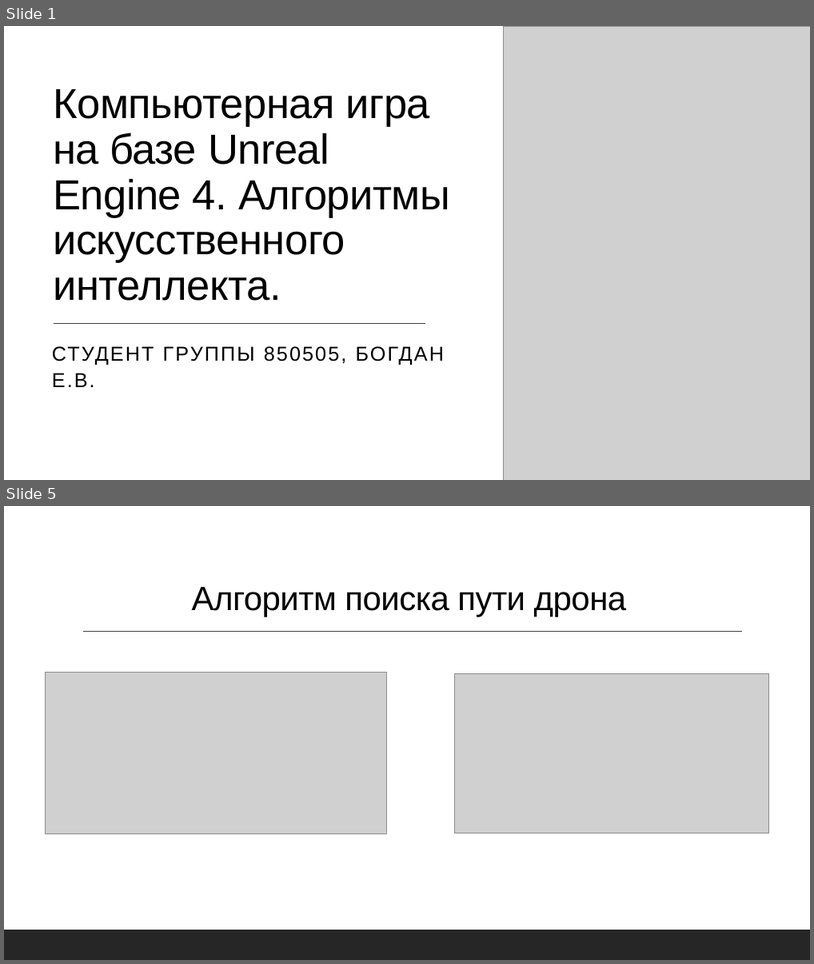
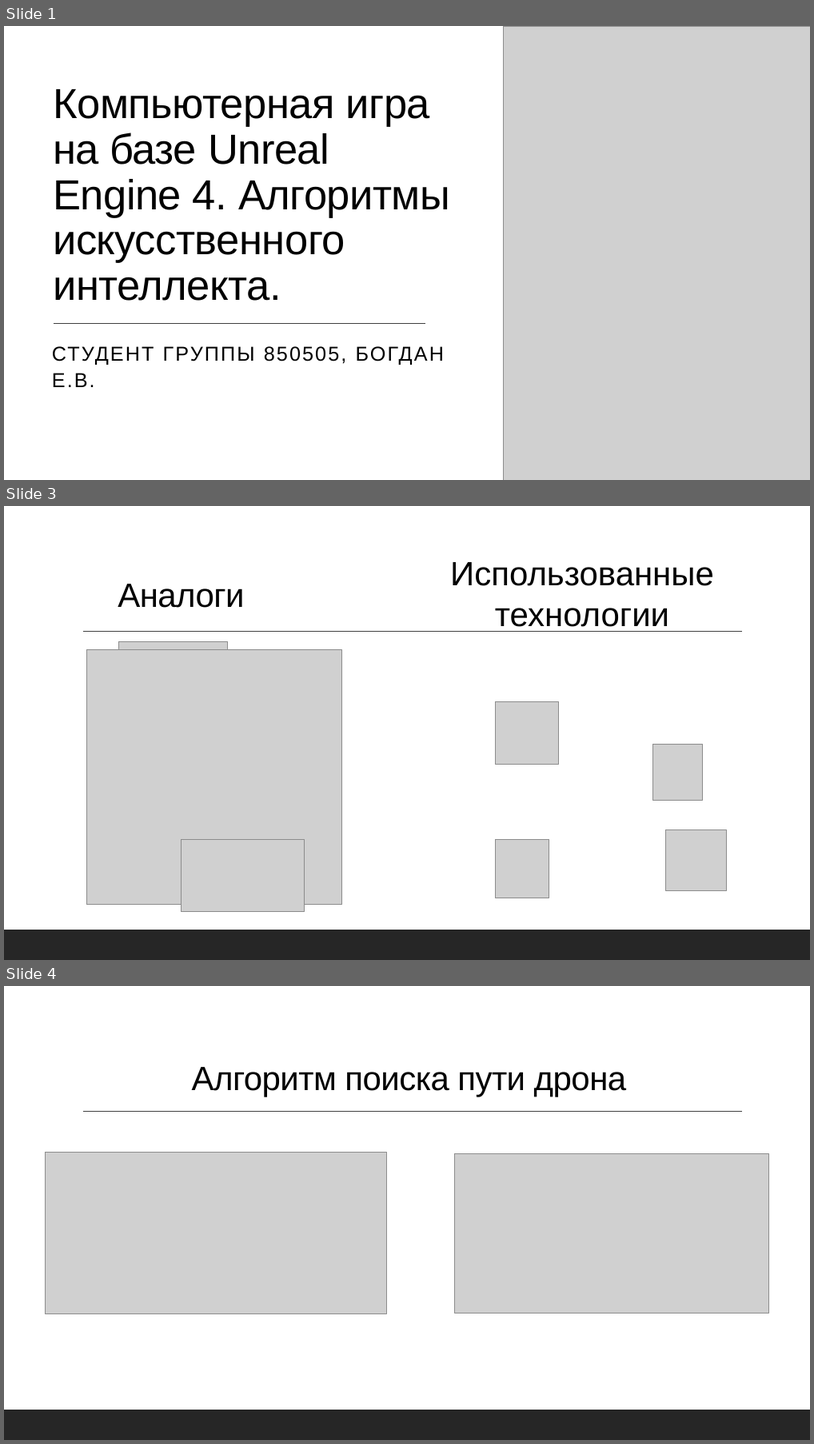
Before and after one commit to Kojom/DiplomaReport, a slide deck: My_own/Презентация.pptx. Shown one above the other, each under a label of ours: slides 1 and 5 before the commit, slides 1, 3 and 4 after it; the slides between them are not shown. The pictures are 814x964 and 814x1444 pixels, drawn with LibreOffice and Linux fonts; fonts in the diff are those of the drawing; grey boxes stand for pictures. Boxes give left, top, right and bottom in pixels: in the first picture for what was removed or moved away, otherwise in the second. Text is boxed around its words. In the diff, an @@ line names an element or a change of style, - is before the commit and + after.

```diff
--- a/My_own/Презентация.pptx
+++ b/My_own/Презентация.pptx
@@ slide 3 added at (4,506,810,960), background #FFFFFF; not listed: 2 template elements that a slide beside it also shows @@
@@ text added at (450,562,714,632), 40 pt, text #000000 @@
+Использованные технологии
@@ title added at (118,584,244,608), 40 pt, text #000000 @@
+Аналоги
@@ picture added at (87,649,342,904) @@
@@ picture added at (118,641,228,715) @@
@@ picture added at (496,701,558,764) @@
@@ picture added at (653,744,703,800) @@
@@ picture added at (182,840,305,912) @@
@@ picture added at (496,840,550,898) @@
@@ picture added at (666,830,727,890) @@
@@ what was slide 5 is now slide 4 @@
```
Also in this commit, not shown: 1 slide changed, 1 other slide added, 2 slides removed, 8 other files.
